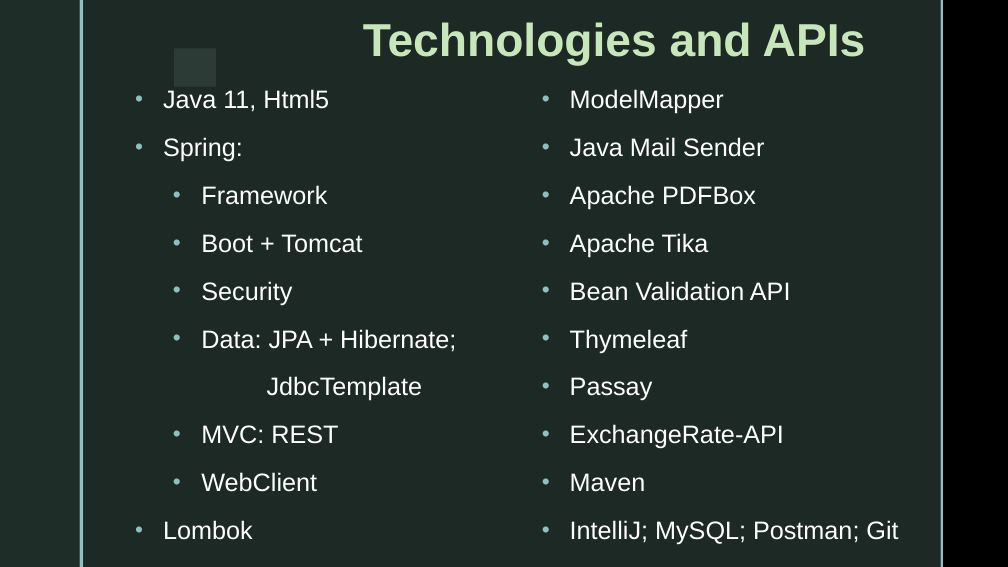
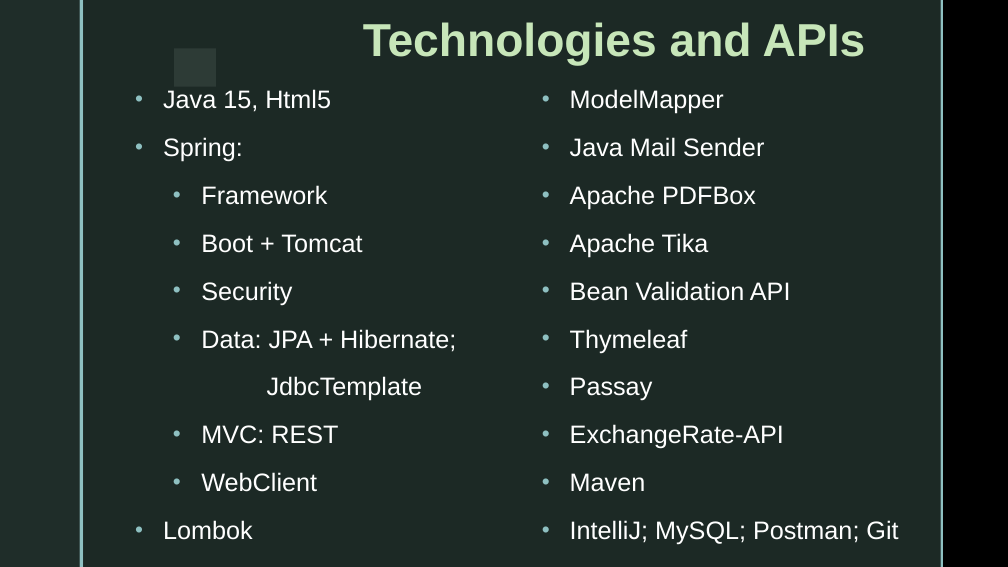
Before and after one commit to DimitarKaraz/Finance-Tracker, a slide deck: slide 4 of Finance Tracker Web Application.pptx. Drawn at 1008x567 pixels with LibreOffice and Linux fonts; fonts in the diff are those of the drawing; background and template pictures are left out. Boxes give left, top, right and bottom in pixels: in the first picture for what was removed or moved away, otherwise in the second. Text is boxed around its words. In the diff, an @@ line names an element or a change of style, - is before the commit and + after.

```diff
--- a/Finance Tracker Web Application.pptx
+++ b/Finance Tracker Web Application.pptx
@@ text at (x1=163, y1=89, x2=331, y2=112): text changed @@
-  • Java 11, Html5
+  • Java 15, Html5
```
Also in this commit, not shown: 1 other slide changed, 5 other files.
